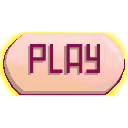
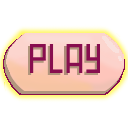
Layered file, before and after one edit (w=128, h=128). Changes by layer:
painted on "Layer 7" over [left=0, top=25, right=128, bottom=103]
